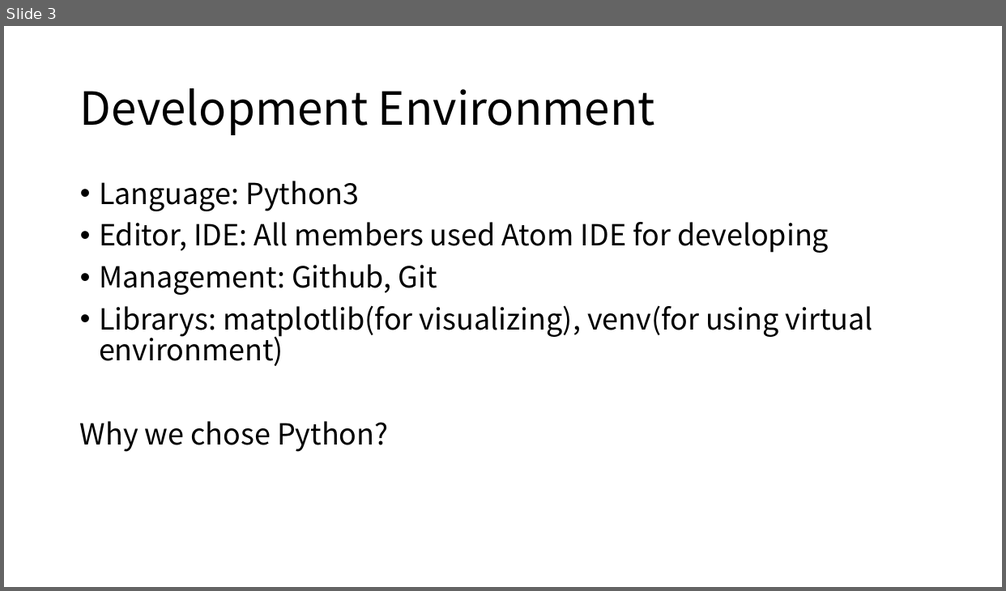
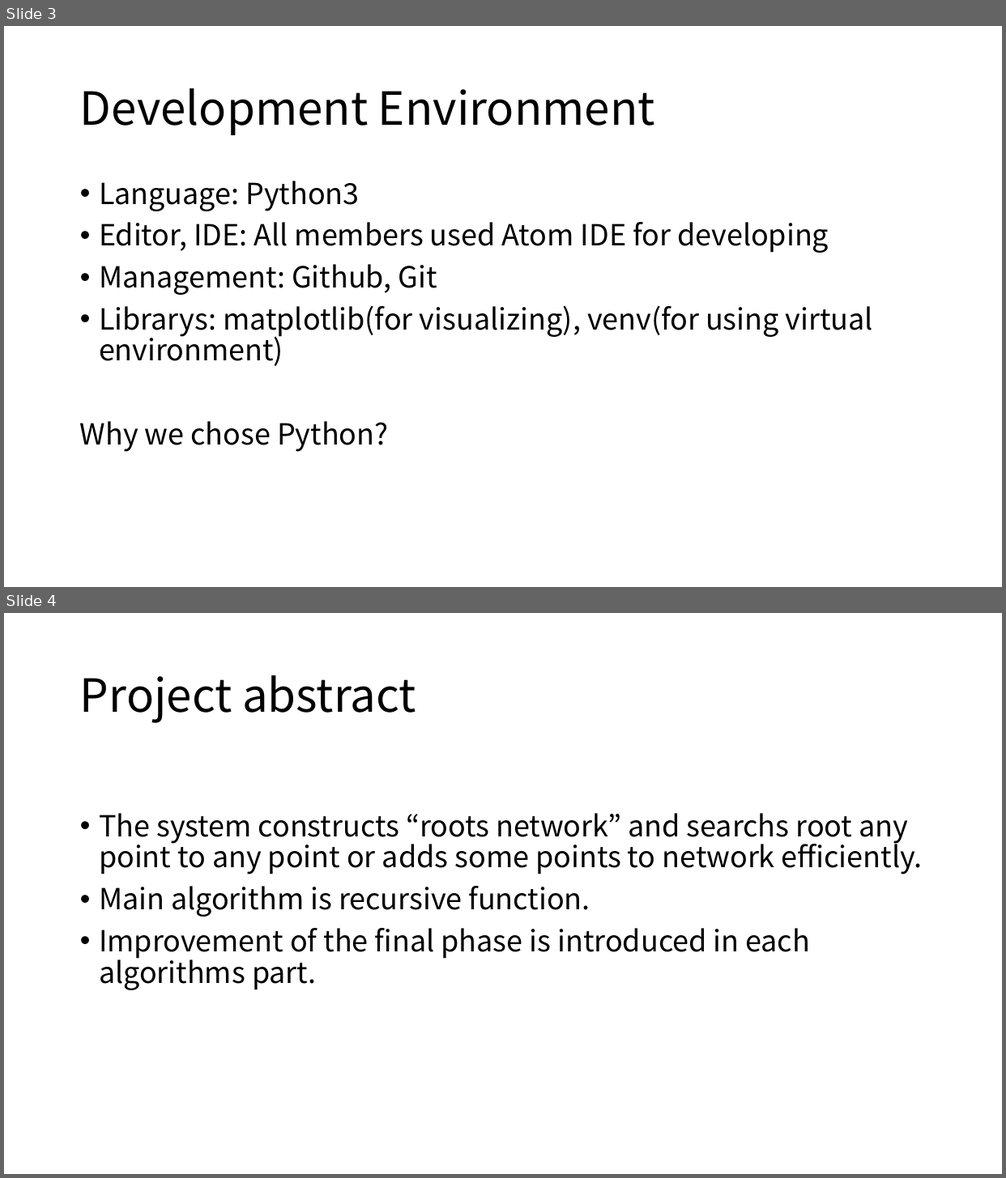
Before and after one commit to ie03-aizu-2019/ie03project-skys, a slide deck: Reports/final.pptx. Shown one above the other, each under a label of ours: slide 3 before the commit, slides 3 and 4 after it. The pictures are 1006x591 and 1006x1178 pixels, drawn with LibreOffice and Linux fonts; fonts in the diff are those of the drawing. Boxes give left, top, right and bottom in pixels: in the first picture for what was removed or moved away, otherwise in the second. Text is boxed around its words. In the diff, an @@ line names an element or a change of style, - is before the commit and + after.

Commit message:
update finalpre

```diff
--- a/Reports/final.pptx
+++ b/Reports/final.pptx
@@ slide 4 added at (4, 613, 1002, 1174), background #FFFFFF @@
@@ title added at (80, 675, 416, 723), 44 pt, text #000000 @@
+Project abstract
@@ text added at (99, 813, 923, 990), 28 pt, text #000000 @@
+• The system constructs “roots network” and searchs root any point to any point or adds some points to network efficiently.
+• Main algorithm is recursive function.
+• Improvement of the final phase is introduced in each algorithms part.
```
Also in this commit, not shown: 6 slides changed, 3 other slides added, 3 slides removed, 4 other files.
